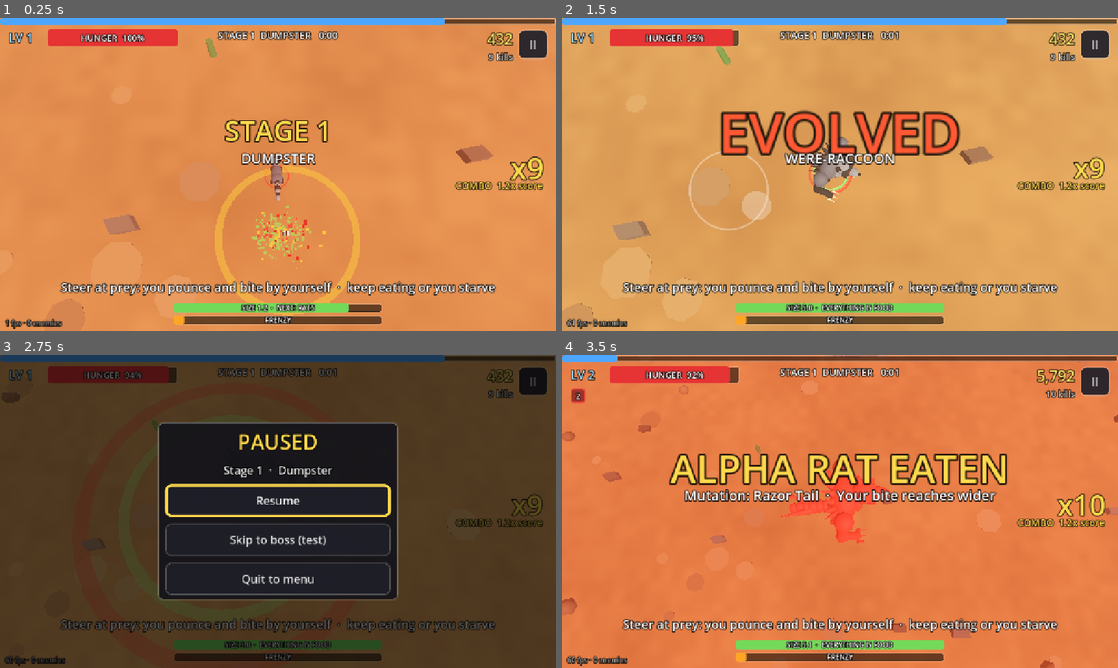
Above: before the commit, frames 1-4 (two rows, left to right).
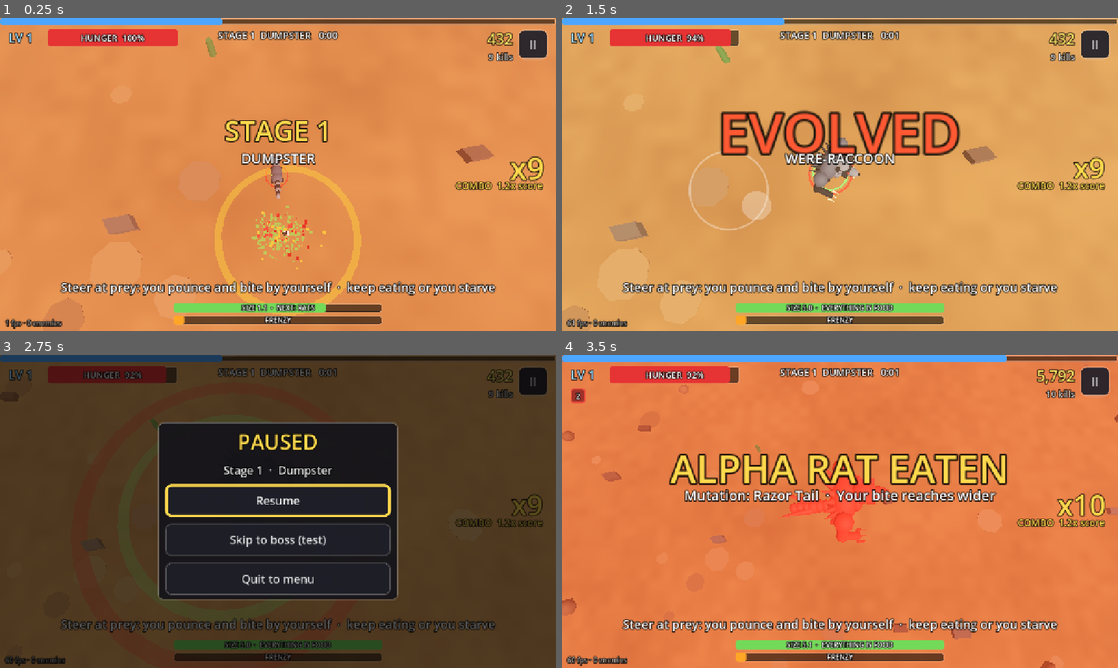
Above: after the commit, the same moments.

Repository: dnis-p/MMS
Game: Godot game, scene res://tests/eat_check.tscn
The game is run twice, just before and just after one commit, with the same random seed, the same clock (stepped at 60 frames per second) and the same inputs. This scene is started directly instead of the project's main scene.
Inputs (mouse positions are in pixels of both pictures, inside the frame that each line leads up to):
- Up to frame 1 (0.25 s): no input
- Up to frame 2 (1.5 s): tap Enter (ui_accept) at 0.5, 0.77 s; move the mouse to (962, 158) at 0.52 s; hold D (move_right) 0.53-1.25 s; tap P at 0.6 s; click (962, 158) at 0.67 s; drag from (728, 190) to (812, 237) at 1.27 s
- Up to frame 3 (2.75 s): move the mouse to (333, 442) at 2.02 s; hold D (move_right) from 2.03 s (still down); tap P at 2.1 s
- Up to frame 4 (3.5 s): release D (move_right) at 2.75 s; click "Skip to boss (test)" at 2.75 s

The runs differ from the first frame. In frame 1, 1.5% of the frame differs, in the area x 1-98%, y 0-100%; in frame 2, 1.2%; in frame 3, 0.9%; in frame 4, 1.7%, in the area x 0-100%, y 0-100%.

Commit message:
Raccoon: more prey, and bots report the longest gap between meals
Co-Authored-By: Claude Opus 5.5 <noreply@anthropic.com>

Diff:
--- a/scripts/data/defs.gd
+++ b/scripts/data/defs.gd
@@ -64,13 +64,13 @@
 ## (times the camera zoom). wander: share of its speed a calm prey moves at. A threat, one size above
 ## you, is added every threat_every seconds while fewer than threat_base + threat_ramp * t are alive.
 const EAT := {
-	"radius": 0.9, "growth": 0.012, "xp": 0.18, "stage_scale": 2.5, "zoom": 0.3, "pace_zoom": 0.7,
+	"radius": 0.9, "growth": 0.0075, "xp": 0.11, "stage_scale": 2.5, "zoom": 0.3, "pace_zoom": 0.7,
 	"reach": 10.0, "reach_grow": 0.6, "bite_radius": 2.6, "ahead": 0.5, "lunge_time": 0.16, "bite_cd": 0.7, "chain_time": 0.3,
 	"bounce": 5.0, "bounce_time": 0.18, "bite_dmg": 40.0, "weak_time": 4.0, "recover": 0.4,
-	"hunger_drain": 6.0, "hunger_stage": 1.0, "meal": 1.0,
+	"hunger_drain": 8.0, "hunger_stage": 1.0, "meal": 1.0,
 	"frenzy_gain": 0.05, "frenzy_hold": 1.2, "frenzy_drain": 0.5, "frenzy_speed": 0.35, "frenzy_bite": 0.5, "frenzy_tear": 2.0,
 	"scent_boost": 0.3, "scent_range": 30.0,
-	"flee_range": 24.0, "flee_speed": 0.9, "wander": 0.3, "herd_every": 3.0, "herd_ramp": 0.015, "herd_spread": 2.2, "start_herds": 4,
+	"flee_range": 24.0, "flee_speed": 0.9, "wander": 0.3, "herd_every": 1.6, "herd_ramp": 0.015, "herd_spread": 2.2, "start_herds": 8,
 	"threat_every": 4.0, "threat_base": 3.0, "threat_ramp": 0.06, "threat_speed": 0.65, "threat_dmg": 2.5, "threat_bites": 2.0,
 	"elite_size": 1.3, "elite_bites": 8.0,
 	"boss_window": [70.0, 100.0], "alpha_size": 1.5, "alpha_bites": 30.0,
--- a/scripts/game/run.gd
+++ b/scripts/game/run.gd
@@ -104,6 +104,8 @@
 var alpha := -1  # enemy slot of the stage boss in eat mode
 var frenzy := 0.0
 var hungriest := 1.0  # autotest report: lowest hunger bar of the run, 0-1
+var longest_fast := 0.0  # autotest report: most seconds between two meals
+var _last_meal := 0.0
 var _alpha_born := 0.0
 var _frenzy_hold := 0.0
 var _frenzied := false  # the full-Frenzy banner already showed
@@ -279,6 +281,7 @@
 			hint = "Steer at prey: you pounce and bite by yourself  ·  keep eating or you starve"
 		hud.show_hint(hint, 6.0)
 	if eat_mode:
+		_last_meal = 0.0
 		_herd_timer = Defs.EAT["herd_every"]
 		_threat_timer = Defs.EAT["threat_every"]
 		_spawn_herd(player.global_position + player.heading * 20.0)
@@ -641,6 +644,8 @@
 
 func _feed(d: Dictionary) -> void:
 	var e := Defs.EAT
+	longest_fast = maxf(longest_fast, stage_time - _last_meal)
+	_last_meal = stage_time
 	player.hp = minf(player.max_hp, player.hp + sqrt(float(d["xp"])) * e["meal"])
 	var was := frenzy
 	frenzy = minf(1.0, frenzy + e["frenzy_gain"])
--- a/scripts/main.gd
+++ b/scripts/main.gd
@@ -105,7 +105,7 @@
 		print("AUTOTEST DONE elapsed=%.1f" % _elapsed)
 		if _current is Run:
 			var r: Run = _current
-			print("stage=%d level=%d kills=%d score=%d phase=%d enemies=%d size=%.1f hungriest=%.2f" % [r.stage, r.level, r.kills, r.score, r.phase, r.enemies.alive_count, r.body_size, r.hungriest])
+			print("stage=%d level=%d kills=%d score=%d phase=%d enemies=%d size=%.1f hungriest=%.2f longest_fast=%.1f" % [r.stage, r.level, r.kills, r.score, r.phase, r.enemies.alive_count, r.body_size, r.hungriest, r.longest_fast])
 		get_tree().quit()
 
 
Not shown, changed: docs/DESIGN.md
